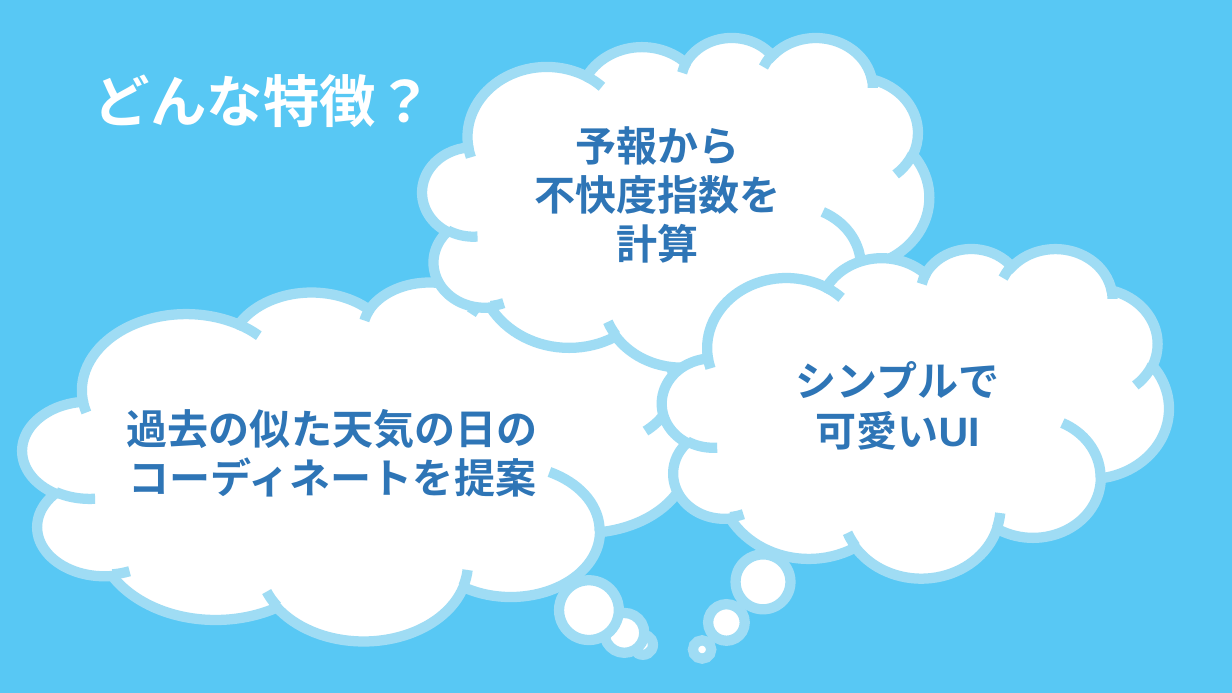
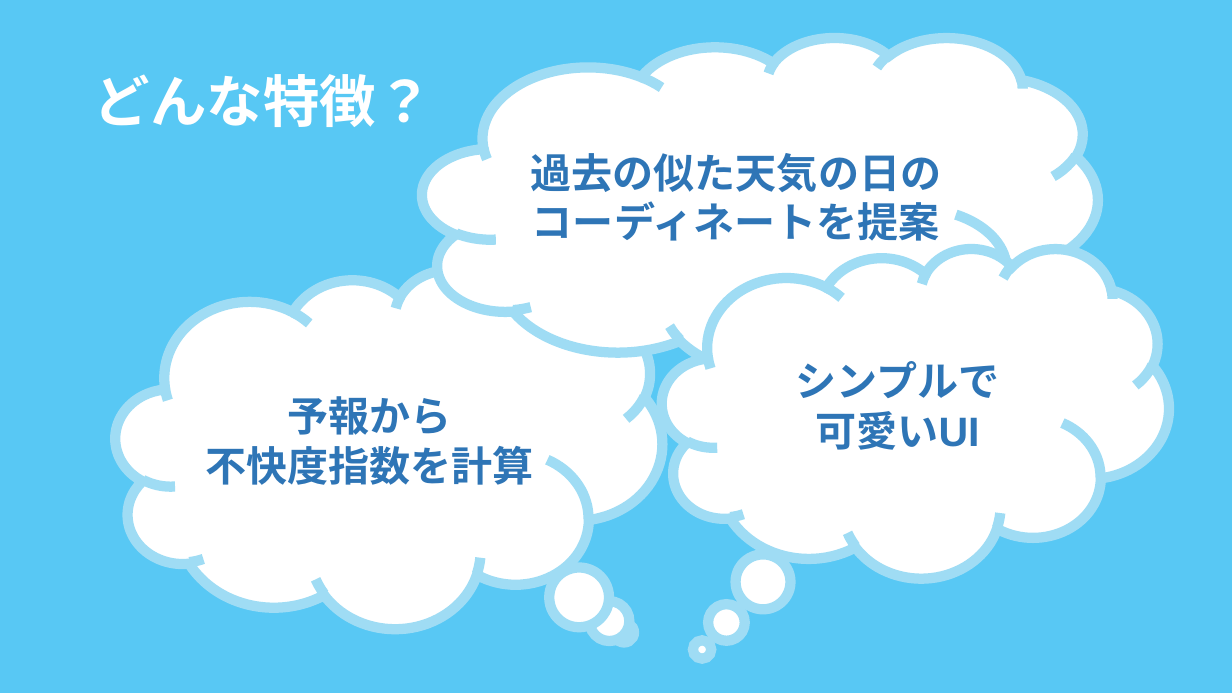
Before and after one commit to jphacks/NG_1701, a slide deck: slide 3 of powerpoints/発表用メイン.pptx. Drawn at 1232x693 pixels with LibreOffice and Linux fonts; fonts in the diff are those of the drawing. Boxes give left, top, right and bottom in pixels: in the first picture for what was removed or moved away, otherwise in the second. Text is boxed around its words. In the diff, an @@ line names an element or a change of style, - is before the commit and + after.

```diff
--- a/powerpoints/発表用メイン.pptx
+++ b/powerpoints/発表用メイン.pptx
@@ thought cloud "過去の似た天気の日のコーディネートを提案" at (422,37,1098,372): proportions changed @@
@@ thought cloud "過去の似た天気の日のコーディネートを提案": place and size @@
-thought cloud "過去の似た天気の日のコーディネートを提案" at (23,282,690,640)
+thought cloud "過去の似た天気の日のコーディネートを提案" at (422,37,1098,372)
@@ thought cloud "予報から": place and size @@
-thought cloud "予報から" at (422,37,929,367)
+thought cloud "予報から" at (116,269,662,628)
@@ thought cloud "予報から" at (116,269,662,628): proportions changed @@
@@ text in thought cloud at (205,446,534,485): text changed @@
-不快度指数を
-計算
+不快度指数を計算
```
Also in this commit, not shown: 1 other slide changed, 1 other file.
